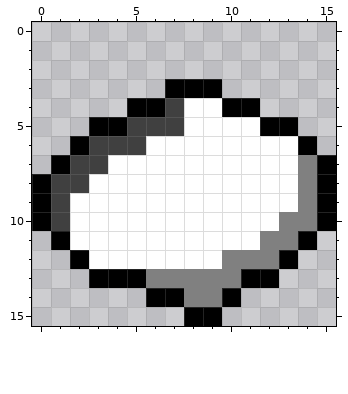
File history of a pixel-art sprite, Torches/TorchGame/Art/cloud.png. The picture above was drawn from the file before the commit.
The file is 32x32 pixels, drawn in blocks of 2x2; one block is one cell here.
And afterwards:
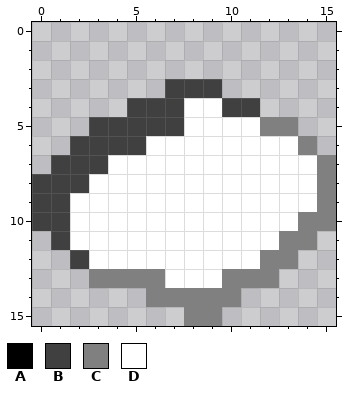
Palette (. is transparent): A #000000  B #404040  C #808080  D #ffffff
What changed:
y 3: x 7..9 AAA -> BBB
y 4: x 5..6 AA -> BB; x 10..11 AA -> BB
y 5: x 3..4 AA -> BB; x 12..13 AA -> CC
y 6: x 2 A -> B; x 14 A -> C
y 7: x 1 A -> B; x 14..15 CA -> DC
y 8..9: x 0 A -> B; x 14..15 CA -> DC
y 10: x 0 A -> B; x 13 C -> D; x 15 A -> C
y 11: x 1 A -> B; x 12 C -> D; x 14 A -> C
y 12: x 2 A -> B; x 10..11 CC -> DD; x 13 A -> C
y 13: x 3..5 AAA -> CCC; x 7..9 CCC -> DDD; x 11..12 AA -> CC
y 14: x 6..7 AA -> CC; x 10 A -> C
y 15: x 8..9 AA -> CC
Pixel boxes of the changes (left, top, right, bottom) in both pictures:
changed: (32, 79, 336, 326)
